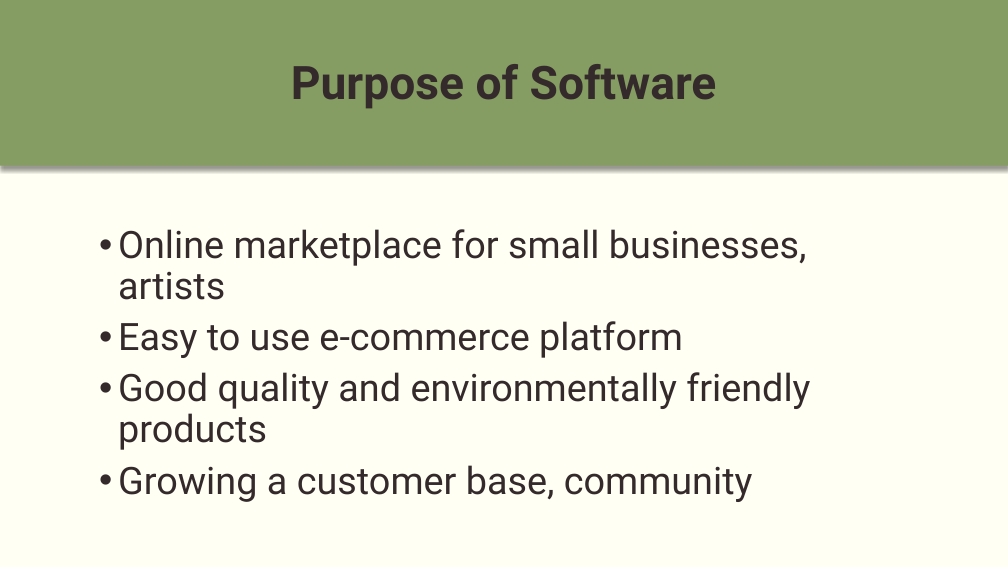
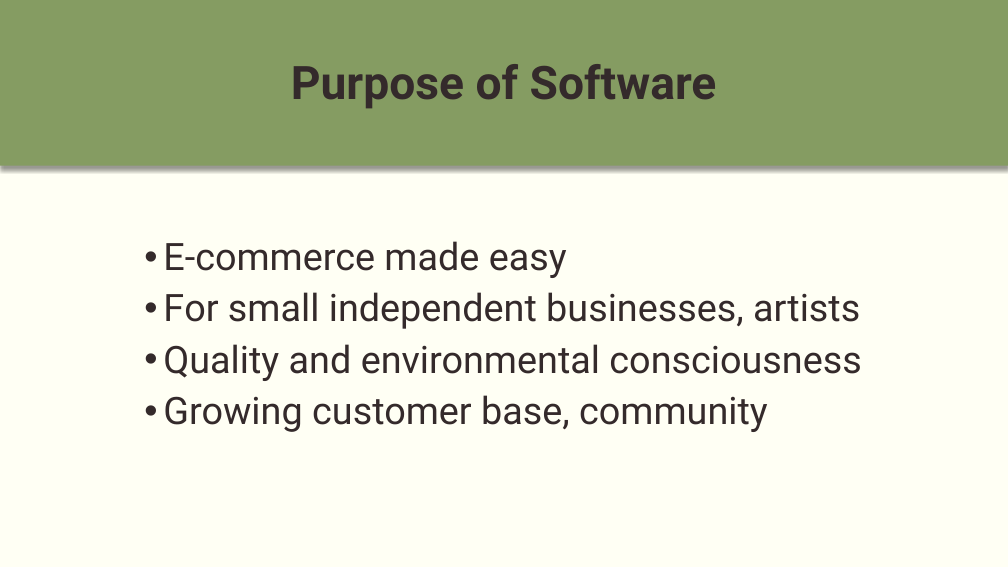
Before and after one commit to momikadragoner/Vizsgaremek, a slide deck: slide 2 of PPT/Agora(2).pptx. Drawn at 1008x567 pixels with LibreOffice and Linux fonts; fonts in the diff are those of the drawing. Boxes give left, top, right and bottom in pixels: in the first picture for what was removed or moved away, otherwise in the second. Text is boxed around its words. In the diff, an @@ line names an element or a change of style, - is before the commit and + after.

```diff
--- a/PPT/Agora(2).pptx
+++ b/PPT/Agora(2).pptx
@@ text at (163,241,861,432): text changed @@
-• Online marketplace for small businesses, artists
-• Easy to use e-commerce platform
-• Good quality and environmentally friendly products
-• Growing a customer base, community
+• E-commerce made easy
+• For small independent businesses, artists
+• Quality and environmental consciousness
+• Growing customer base, community
```
Also in this commit, not shown: 5 other slides changed, 4 other files.
